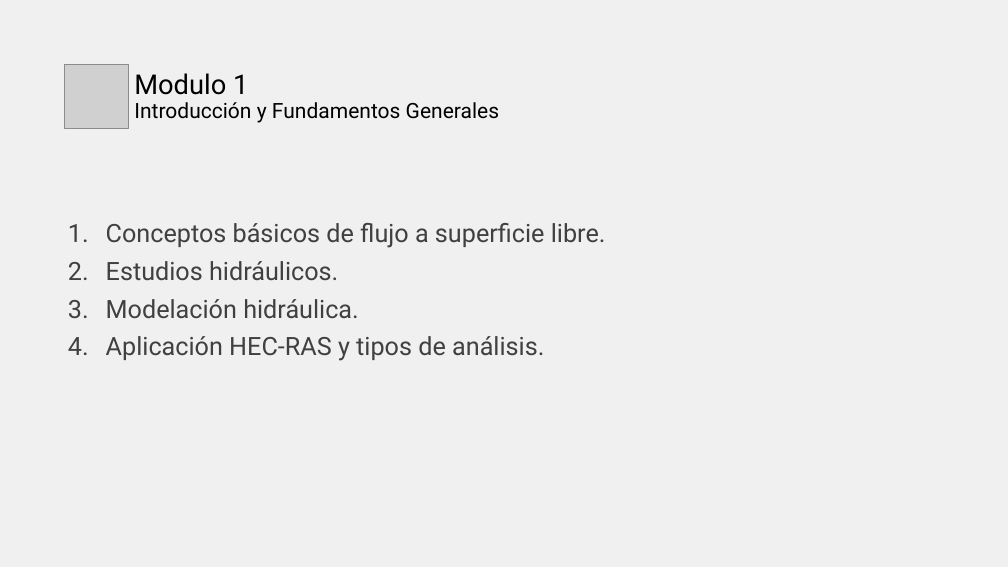
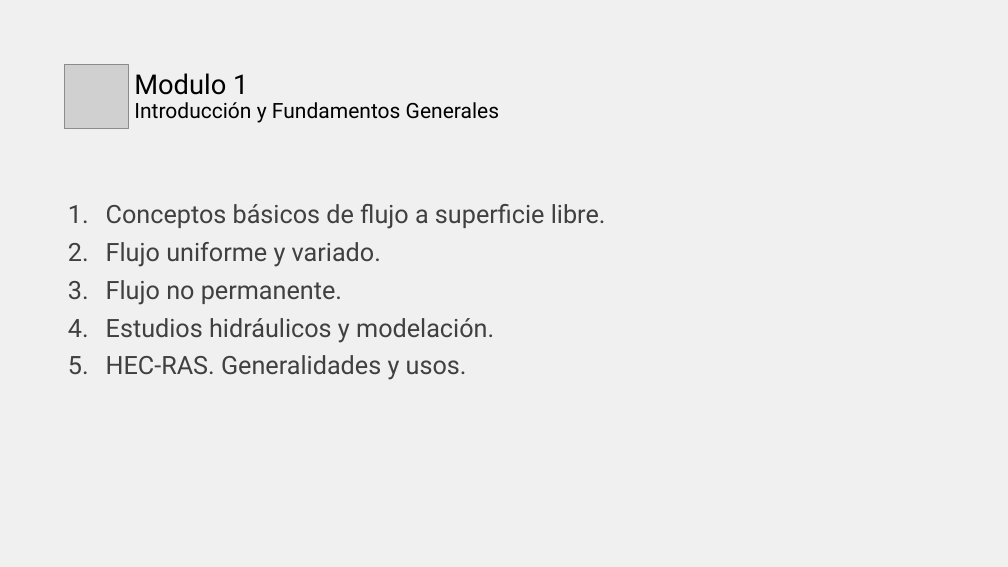
Before and after one commit to juanrodace/J.HRAS, a slide deck: slide 7 of HRAS.Introducción.pptx. Drawn at 1008x567 pixels with LibreOffice and Linux fonts; fonts in the diff are those of the drawing; grey boxes stand for pictures. Boxes give left, top, right and bottom in pixels: in the first picture for what was removed or moved away, otherwise in the second. Text is boxed around its words. In the diff, an @@ line names an element or a change of style, - is before the commit and + after.

```diff
--- a/HRAS.Introducción.pptx
+++ b/HRAS.Introducción.pptx
@@ text at <box>106,242,494,380</box>: text changed @@
-2. Estudios hidráulicos.
-3. Modelación hidráulica.
-4. Aplicación HEC-RAS y tipos de análisis.
+2. Flujo uniforme y variado.
+3. Flujo no permanente.
+4. Estudios hidráulicos y modelación.
+5. HEC-RAS. Generalidades y usos.
```
Also in this commit, not shown: 3 other slides changed, 1 slide added, 2 other files.
